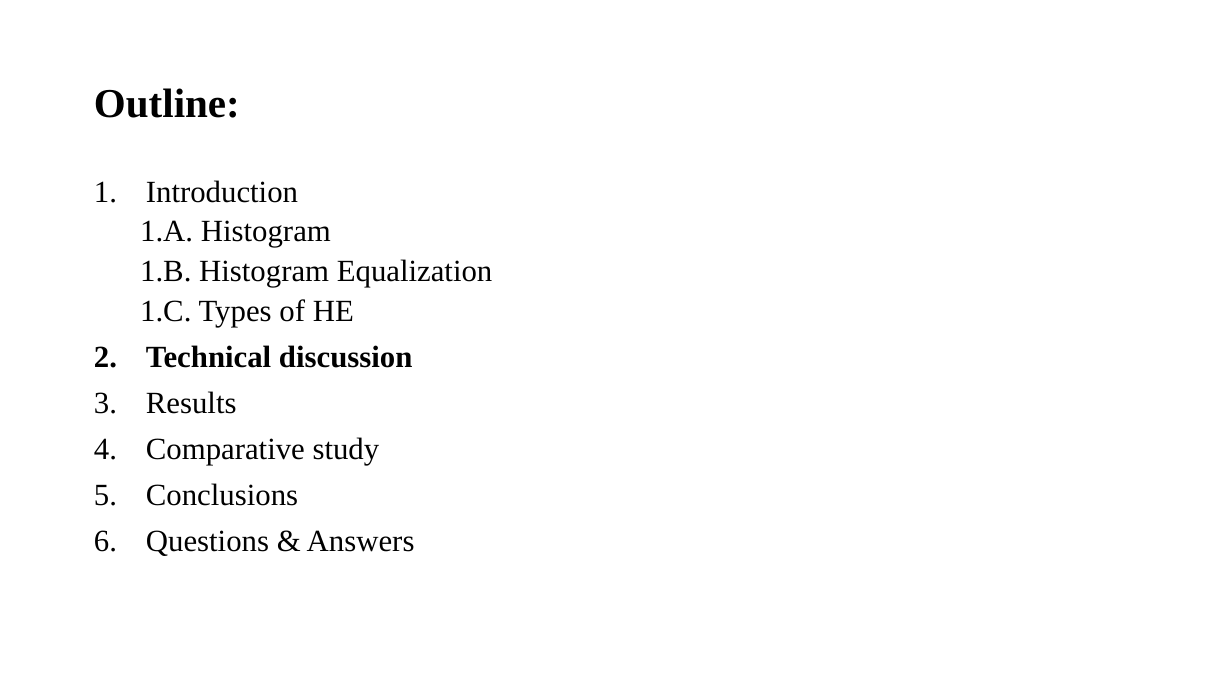
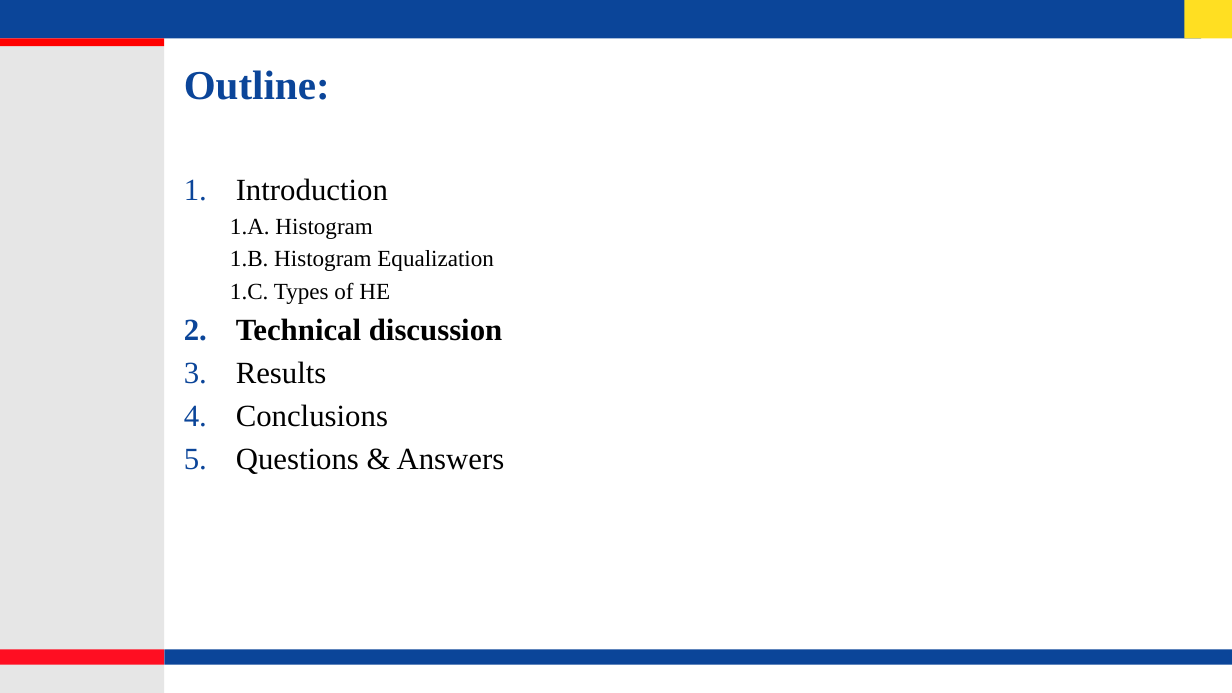
Before and after one commit to lohith921/DIP, a slide deck: slide 5 of Project/Presentation.pptx. Drawn at 1232x693 pixels with LibreOffice and Linux fonts; fonts in the diff are those of the drawing; background and template pictures are left out. Boxes give left, top, right and bottom in pixels: in the first picture for what was removed or moved away, otherwise in the second. Text is boxed around its words. In the diff, an @@ line names an element or a change of style, - is before the commit and + after.

```diff
--- a/Project/Presentation.pptx
+++ b/Project/Presentation.pptx
@@ rectangle added at (0, 0, 1202, 39), fill #0B4599 @@
@@ rectangle added at (1185, 0, 1232, 39), fill #FFDF22 @@
@@ rectangle added at (0, 46, 165, 693), fill #E6E6E6 @@
@@ rectangle added at (0, 39, 165, 46), fill #FF0000 @@
@@ title "Outline:": place and size @@
-title "Outline:" at (94, 88, 240, 118)
+title "Outline:" at (184, 70, 330, 100)
@@ title "Outline:" at (184, 70, 330, 100): text colour #000000 to #0B4599; line spacing 0.9 to 1; vertical alignment middle to top @@
@@ text "Introduction": place and size @@
-text "Introduction" at (140, 180, 493, 556)
+text "Introduction" at (230, 178, 505, 474)
@@ text "Introduction" at (230, 178, 505, 474): size 24 to 18 pt in "1.A. Histogram", "1.B. Histogram Equalization", "1.C. Types of HE"; line spacing 0.9 to 1; less space between paragraphs @@
@@ text at (146, 437, 380, 465): paragraph removed @@
-4. Comparative study
@@ rectangle added at (0, 650, 165, 665), fill #FF0E22 @@
@@ rectangle added at (165, 650, 1232, 665), fill #0B4599 @@
```
Also in this commit, not shown: 10 other slides changed, 3 slides added, 1 slide removed.
